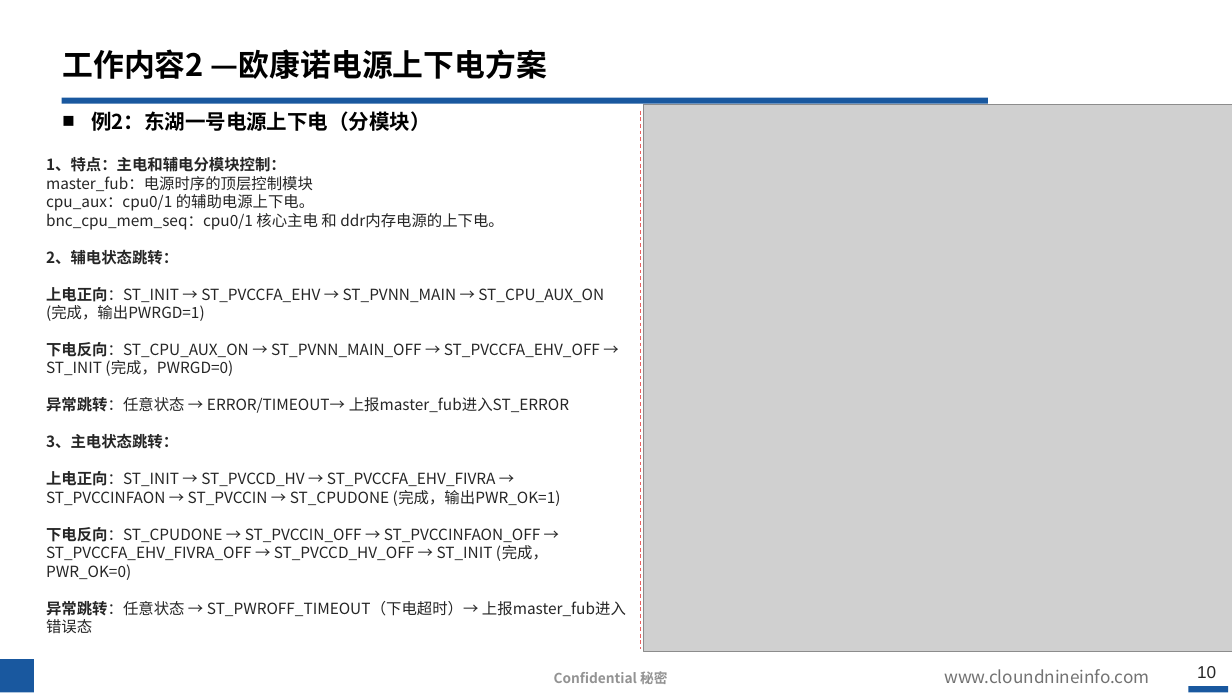
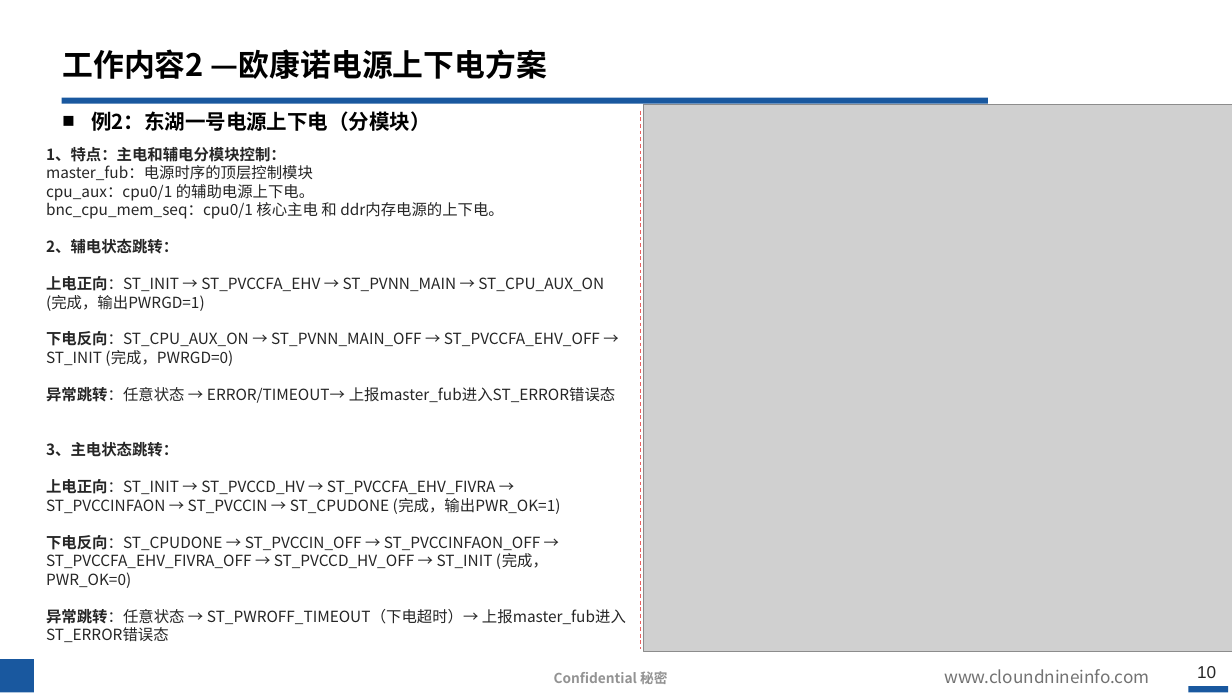
Before and after one commit to hahada-998/Tieta_code, a slide deck: slide 10 of 转正申请与总结-祝明杰.pptx. Drawn at 1232x693 pixels with LibreOffice and Linux fonts; fonts in the diff are those of the drawing; grey boxes stand for pictures; background and template pictures are left out. Boxes give left, top, right and bottom in pixels: in the first picture for what was removed or moved away, otherwise in the second. Text is boxed around its words. In the diff, an @@ line names an element or a change of style, - is before the commit and + after.

Commit message:
🦄 refactor(顶层更新):

```diff
--- a/转正申请与总结-祝明杰.pptx
+++ b/转正申请与总结-祝明杰.pptx
@@ text "1、特点：主电和辅电分模块控制：": place and size @@
-text "1、特点：主电和辅电分模块控制：" at (46, 157, 626, 616)
+text "1、特点：主电和辅电分模块控制：" at (46, 147, 626, 642)
@@ text at (46, 387, 616, 403): text changed @@
-异常跳转：任意状态 → ERROR/TIMEOUT→ 上报master_fub进入ST_ERROR
+异常跳转：任意状态 → ERROR/TIMEOUT→ 上报master_fub进入ST_ERROR错误态
@@ text at (46, 609, 626, 642): text changed @@
-异常跳转：任意状态 → ST_PWROFF_TIMEOUT（下电超时）→ 上报master_fub进入错误态
+异常跳转：任意状态 → ST_PWROFF_TIMEOUT（下电超时）→ 上报master_fub进入ST_ERROR错误态
```
Also in this commit, not shown: 4 other slides changed, 3 other files.
